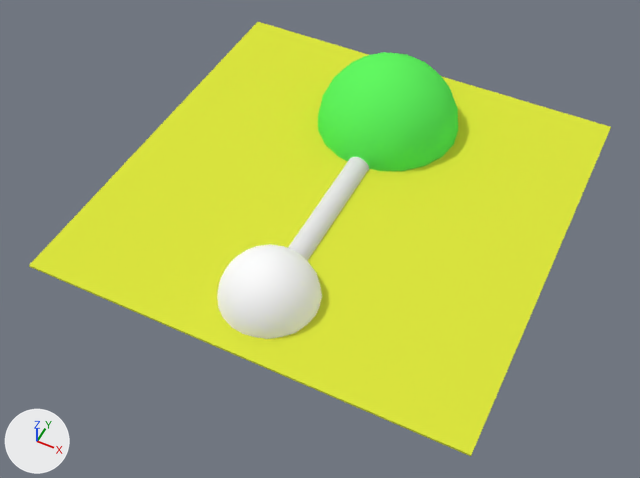
One commit to the Blender file Molec-2/Assets/Recursos/Moleculas Blender/HCL.blend: the scene before it, then after it.
Both versions are drawn from a 50 mm lens placed at (1.21, -3.17, 2.91), pointed at (-0.01, -0.72, -0.15). The axes (+X, +Y, +Z) are drawn at lower left. The lights are the same throughout. Both versions are drawn at frame 350 of the action 'Cube.001Action'; the numbers are the values there.
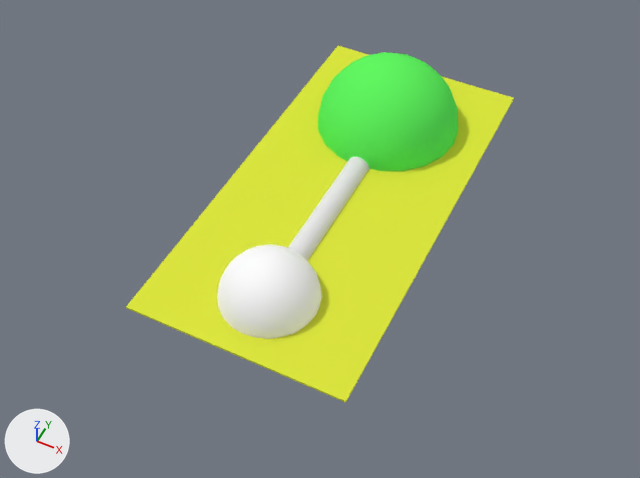
Location of each change, [x1, y1, x2, y2] in pixels of the pictures (640 x 478 px):
```json
{"object": "Cube.001", "change": "rescaled", "before": [29, 22, 611, 456], "after": [126, 46, 514, 403], "on screen": "33% narrower, 18% shorter"}
```

Edits to the scene script, one JSON object a line:
```json
{"op": "set", "path": "ob_cube_001.scale", "old": "(1.0, 1.0, 0.005)", "new": "(0.5, 1.0, 0.005)"}
```
